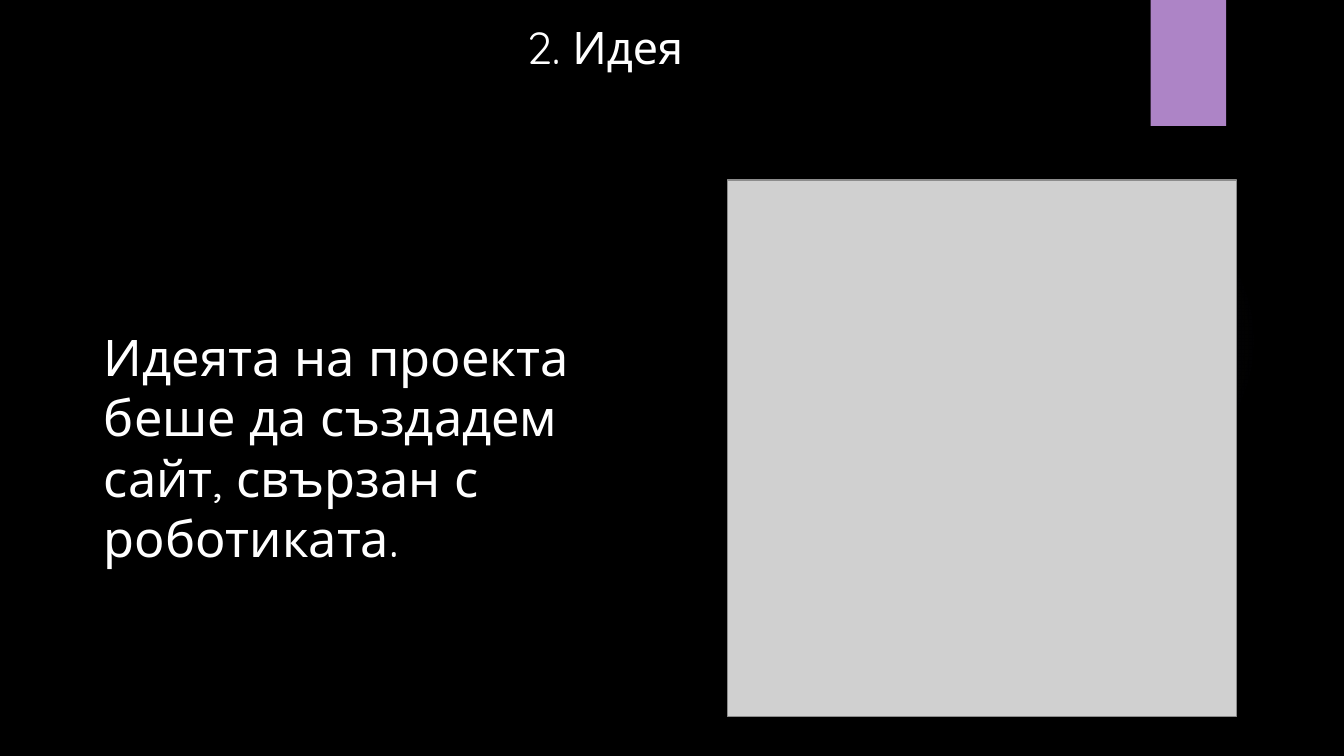
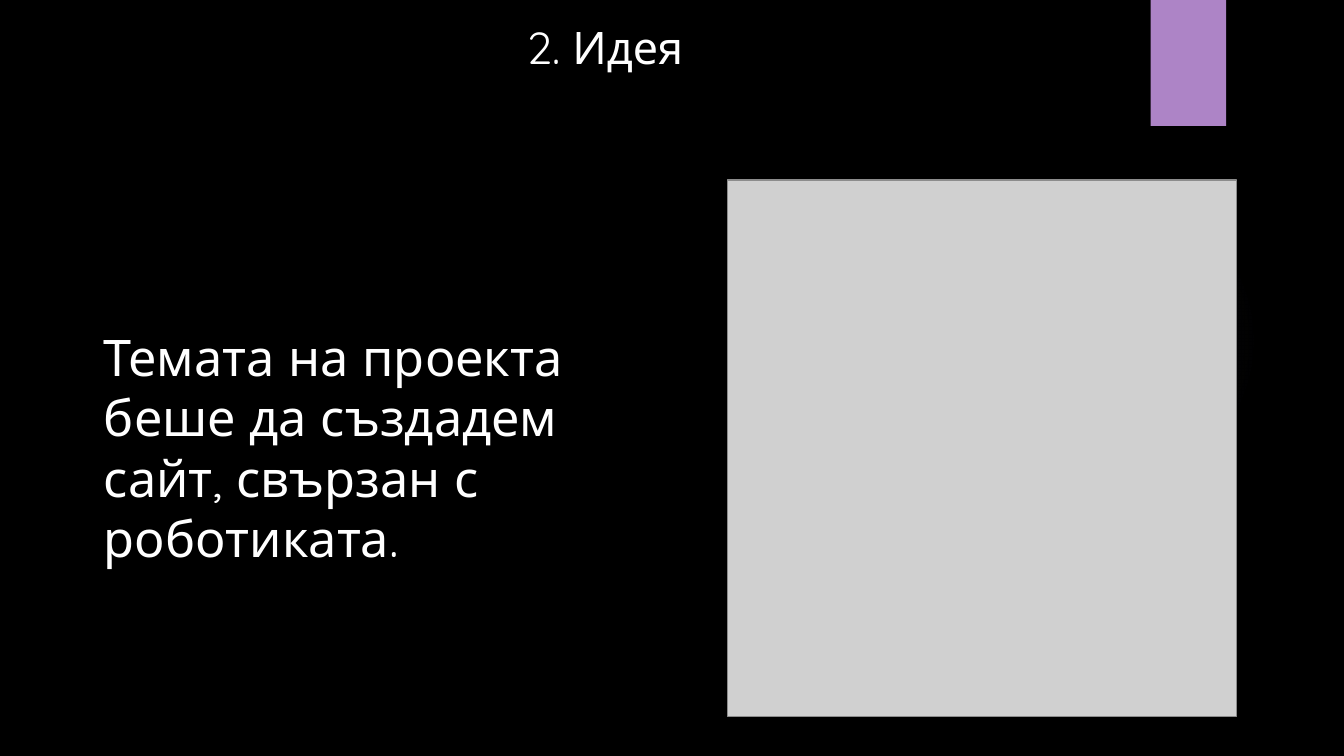
Before and after one commit to MMShavov22/Project-Robotics, a slide deck: slide 4 of documentation/Presentation.pptx. Drawn at 1344x756 pixels with LibreOffice and Linux fonts; fonts in the diff are those of the drawing; grey boxes stand for pictures; background and template pictures are left out. Boxes give left, top, right and bottom in pixels: in the first picture for what was removed or moved away, otherwise in the second. Text is boxed around its words. In the diff, an @@ line names an element or a change of style, - is before the commit and + after.

```diff
--- a/documentation/Presentation.pptx
+++ b/documentation/Presentation.pptx
@@ text at bbox=[104, 340, 563, 569]: text changed @@
-Идеята на проекта беше да създадем сайт, свързан с роботиката.
+Темата на проекта беше да създадем сайт, свързан с роботиката.
```
Also in this commit, not shown: 3 other slides changed, 2 other files.
